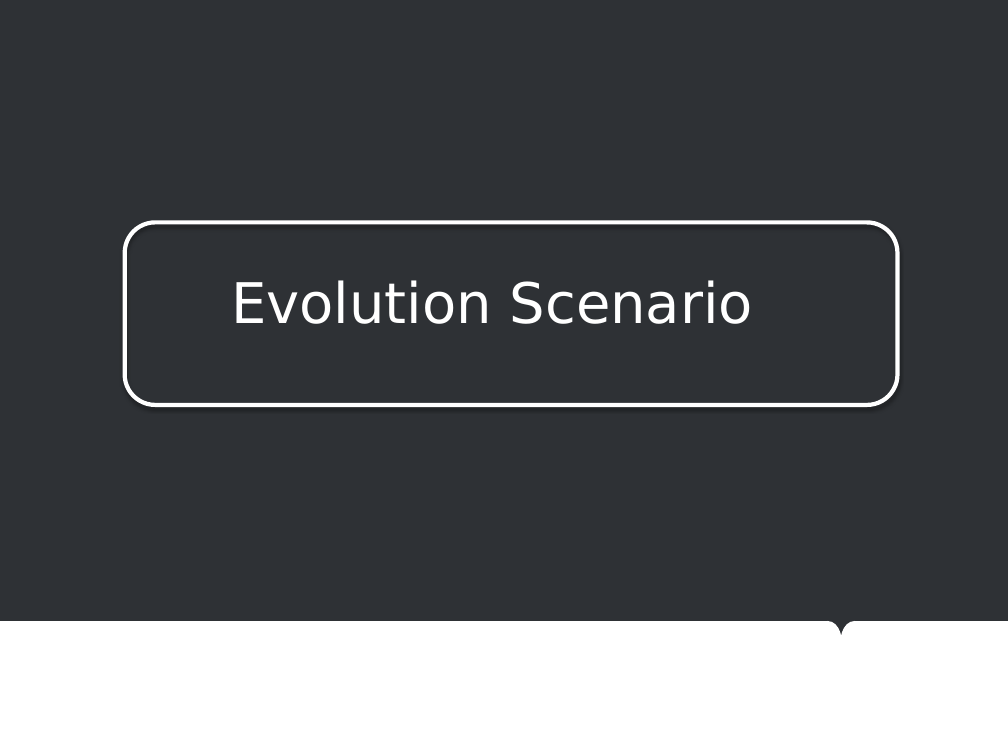
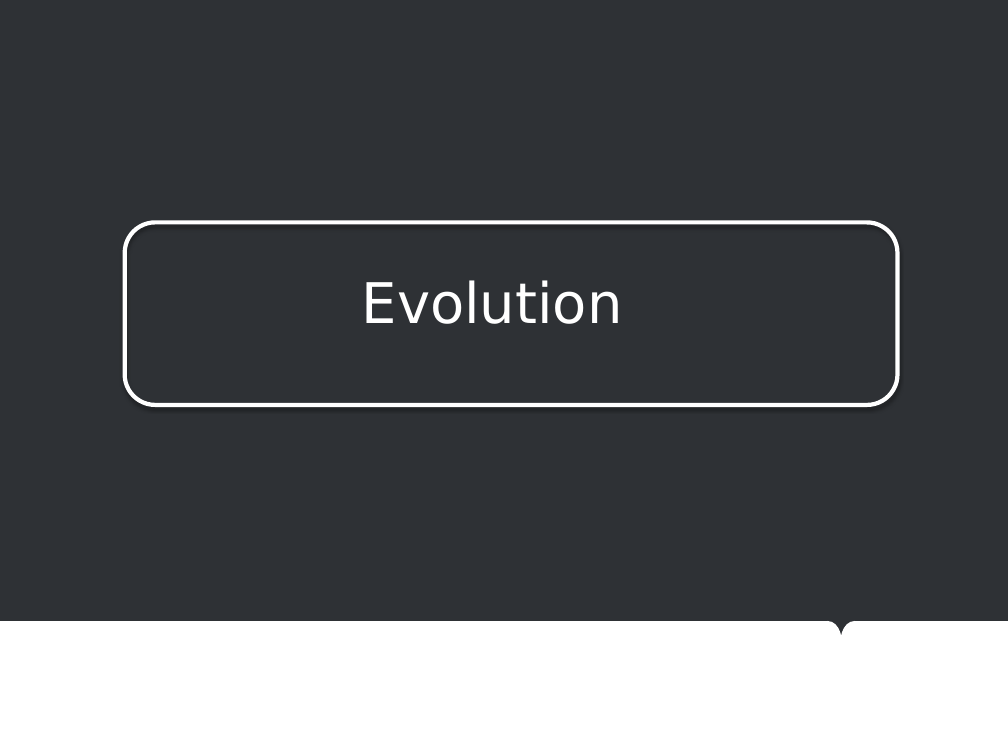
Before and after one commit to gobertm/HyDRa, a slide deck: slide 36 of Other resources/SECO-ASSIST-11-2020.pptx. Drawn at 1008x756 pixels with LibreOffice and Linux fonts; fonts in the diff are those of the drawing; background and template pictures are left out. Boxes give left, top, right and bottom in pixels: in the first picture for what was removed or moved away, otherwise in the second. Text is boxed around its words. In the diff, an @@ line names an element or a change of style, - is before the commit and + after.

```diff
--- a/Other resources/SECO-ASSIST-11-2020.pptx
+++ b/Other resources/SECO-ASSIST-11-2020.pptx
@@ title at bbox=[362, 280, 623, 324]: text changed @@
-Evolution Scenario
+Evolution
```
Also in this commit, not shown: 2 other slides changed, 2 slides added, 21 slides removed.
